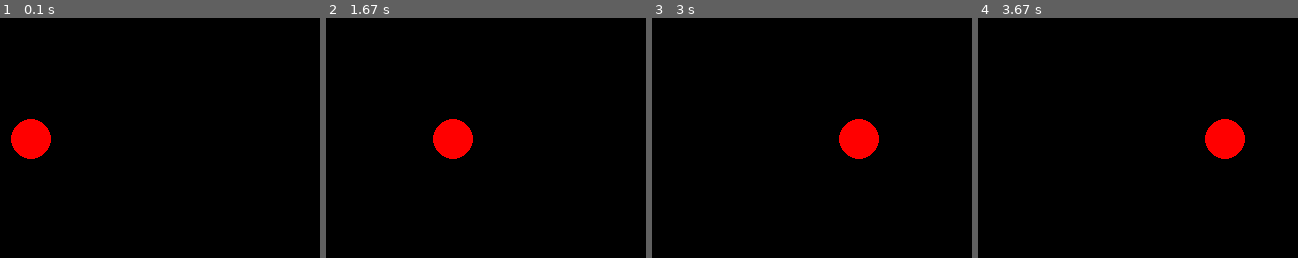
Above: before the commit, frames 1-4 (left to right).
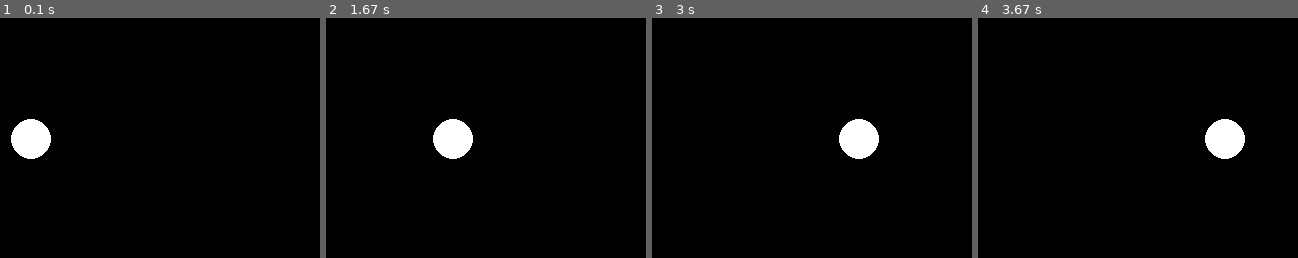
Above: after the commit, the same moments.

Repository: humrochagf/exploring-pygame
Game: pygame game, started from 05-movement-and-collision/01-simple-movement.py
Same seed, same stepped clock (60 frames per second), same inputs: the game is played once before the commit and once after it.
Inputs:
- Up to frame 1 (0.1 s): no input
- Up to frame 2 (1.67 s): tap Enter at 0.33 s
- Up to frame 3 (3 s): no input
- Up to frame 4 (3.67 s): no input
The pictures show only the part of the screen within x 0-50%, y 41-91%; the shares and areas given below are measured in that part.

The runs differ from the first frame. In frame 1, 1.6% of the frame differs, in the area x 3-16%, y 42-59%; in frame 2, 1.6%; in frame 3, 1.6%; in frame 4, 1.6%.

Commit message:
add collision

Diff:
--- a/05-movement-and-collision/01-simple-movement.py
+++ b/05-movement-and-collision/01-simple-movement.py
@@ -1,7 +1,7 @@
 import pygame
 
 BLACK = pygame.Color(0, 0, 0)
-RED = pygame.Color(255, 0, 0)
+WHITE = pygame.Color(255, 255, 255)
 
 pygame.init()
 
@@ -23,6 +23,6 @@
     screen.fill(BLACK)
 
     # draws the ball with the incremented position
-    pygame.draw.ellipse(screen, RED, [position_x, 300, 40, 40])
+    pygame.draw.ellipse(screen, WHITE, [position_x, 300, 40, 40])
 
     pygame.display.flip()
--- a/05-movement-and-collision/02-velocity.py
+++ b/05-movement-and-collision/02-velocity.py
@@ -3,7 +3,7 @@
 import pygame
 
 BLACK = pygame.Color(0, 0, 0)
-RED = pygame.Color(255, 0, 0)
+WHITE = pygame.Color(255, 0, 0)
 
 pygame.init()
 
@@ -37,6 +37,6 @@
 
     screen.fill(BLACK)
 
-    pygame.draw.ellipse(screen, RED, [position_x, 300, 40, 40])
+    pygame.draw.ellipse(screen, WHITE, [position_x, 300, 40, 40])
 
     pygame.display.flip()
--- a/05-movement-and-collision/03-fps.py
+++ b/05-movement-and-collision/03-fps.py
@@ -1,7 +1,7 @@
 import pygame
 
 BLACK = pygame.Color(0, 0, 0)
-RED = pygame.Color(255, 0, 0)
+WHITE = pygame.Color(255, 0, 0)
 
 pygame.init()
 
@@ -32,6 +32,6 @@
 
     screen.fill(BLACK)
 
-    pygame.draw.ellipse(screen, RED, [position_x, 300, 40, 40])
+    pygame.draw.ellipse(screen, WHITE, [position_x, 300, 40, 40])
 
     pygame.display.flip()
--- /dev/null
+++ b/05-movement-and-collision/04-colision.py
@@ -0,0 +1,49 @@
+import pygame
+
+BLACK = pygame.Color(0, 0, 0)
+WHITE = pygame.Color(255, 255, 255)
+
+pygame.init()
+
+screen = pygame.display.set_mode((640, 480))
+
+pygame.display.set_caption('Collision')
+
+# create the ball Rect
+ball = pygame.Rect(300, 220, 40, 40)
+
+# create the pads Rect
+left_pad = pygame.Rect(20, 200, 20, 80)
+right_pad = pygame.Rect(600, 200, 20, 80)
+
+pads = [left_pad, right_pad]
+
+velocity_x = 0.1
+
+clock = pygame.time.Clock()
+
+while True:
+    dt = clock.tick(30)
+
+    event = pygame.event.poll()
+
+    if event.type == pygame.QUIT:
+        break
+
+    # use the move function inplace
+    ball.move_ip(velocity_x * dt, 0)
+
+    # check for collision with the pads
+    if ball.collidelist(pads) >= 0:
+        velocity_x = -velocity_x
+
+    screen.fill(BLACK)
+
+    # draw using the rect
+    pygame.draw.ellipse(screen, WHITE, ball)
+
+    # draw the pads
+    for pad in pads:
+        pygame.draw.rect(screen, WHITE, pad)
+
+    pygame.display.flip()
